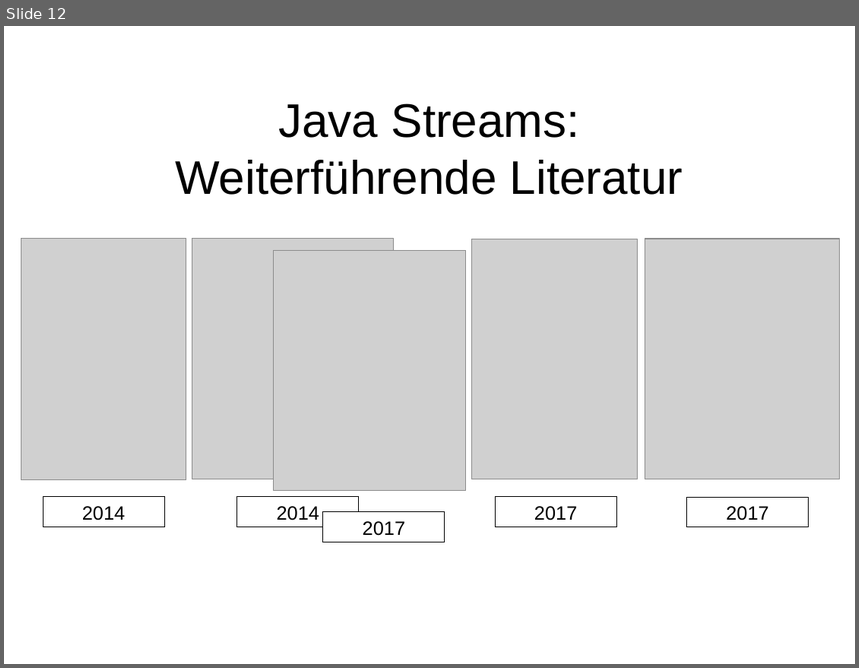
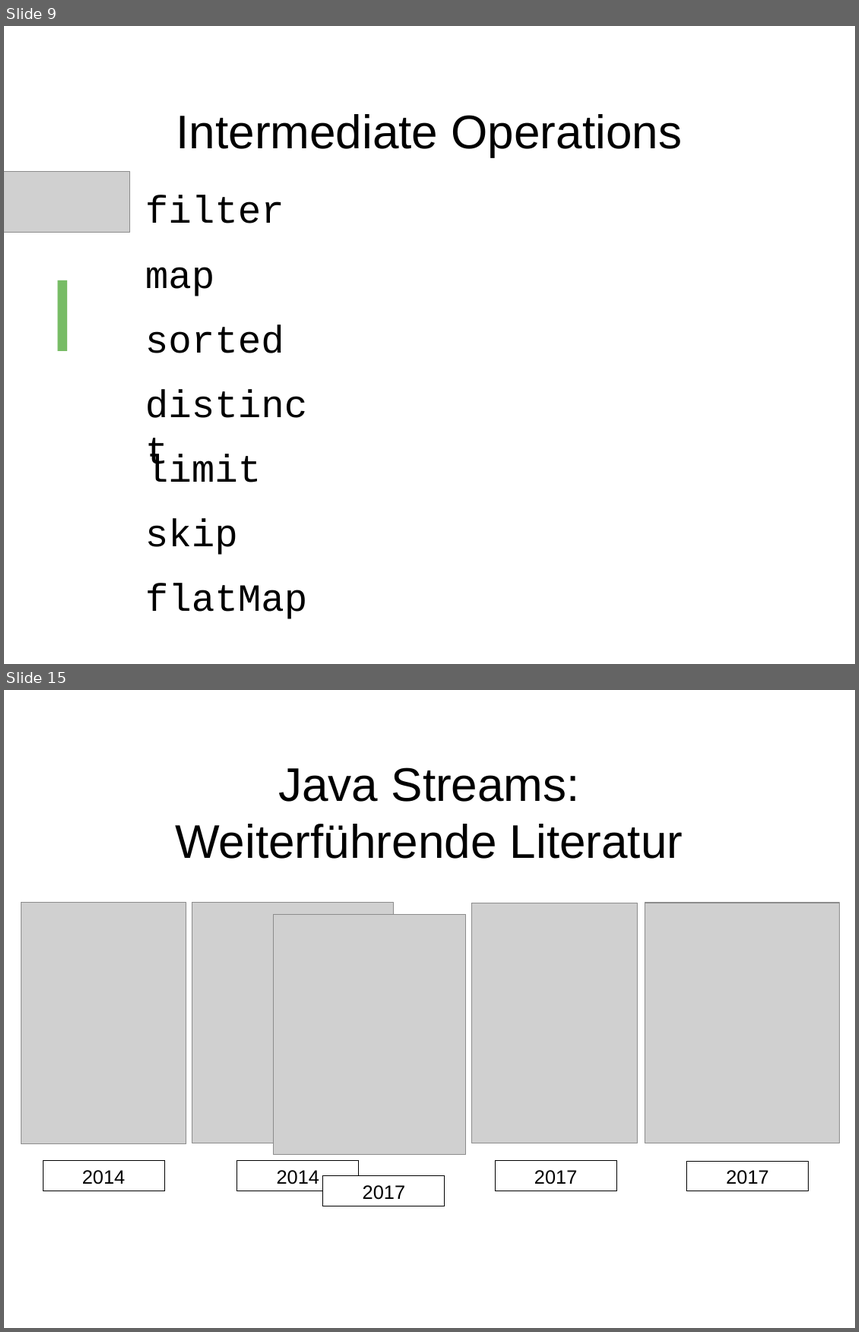
Before and after one commit to dlindner/vorlesung-se2-dhbw, a slide deck: added_2020/Java Streams API.odp. Shown one above the other, each under a label of ours: slide 12 before the commit, slides 9 and 15 after it; the slides between them are not shown. The pictures are 859x668 and 859x1332 pixels, drawn with LibreOffice and Linux fonts; fonts in the diff are those of the drawing; grey boxes stand for pictures; background and template pictures are left out. Boxes give left, top, right and bottom in pixels: in the first picture for what was removed or moved away, otherwise in the second. Text is boxed around its words. In the diff, an @@ line names an element or a change of style, - is before the commit and + after.

Commit message:
Intermediate Operations

```diff
--- a/added_2020/Java Streams API.odp
+++ b/added_2020/Java Streams API.odp
@@ slide 9 added at [4, 26, 855, 664], background picture (left out) @@
@@ title added at [177, 114, 683, 157], 44 pt, text #000000 @@
+Intermediate Operations
@@ picture added at [4, 172, 130, 233] @@
@@ text added at [145, 195, 284, 224], 36 pt, text #000000 @@
+filter
@@ text added at [145, 267, 215, 297], 36 pt, text #000000 @@
+map
@@ text added at [48, 281, 77, 351], 96 pt, text #77BC65 @@
+I
@@ text added at [145, 325, 284, 354], 36 pt, text #000000 @@
+sorted
@@ text added at [138, 375, 326, 472], 36 pt, text #000000 @@
+distinct
@@ text added at [145, 454, 261, 483], 36 pt, text #000000 @@
+limit
@@ text added at [145, 519, 238, 555], 36 pt, text #000000 @@
+skip
@@ text added at [145, 584, 307, 620], 36 pt, text #000000 @@
+flatMap
@@ what was slide 12 is now slide 15 @@
```
Also in this commit, not shown: 2 slides changed, 3 other slides added, 1 slide removed.
